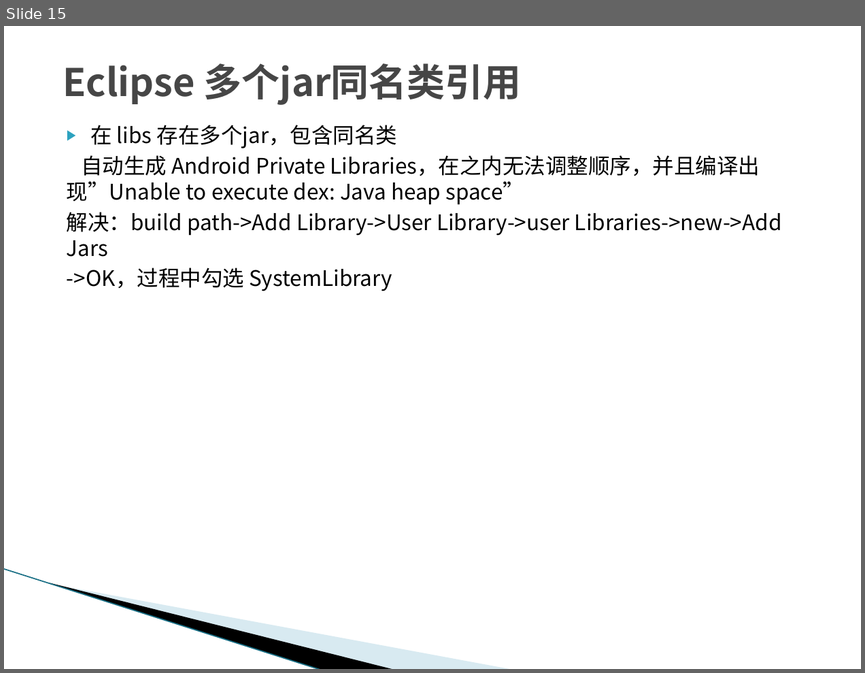
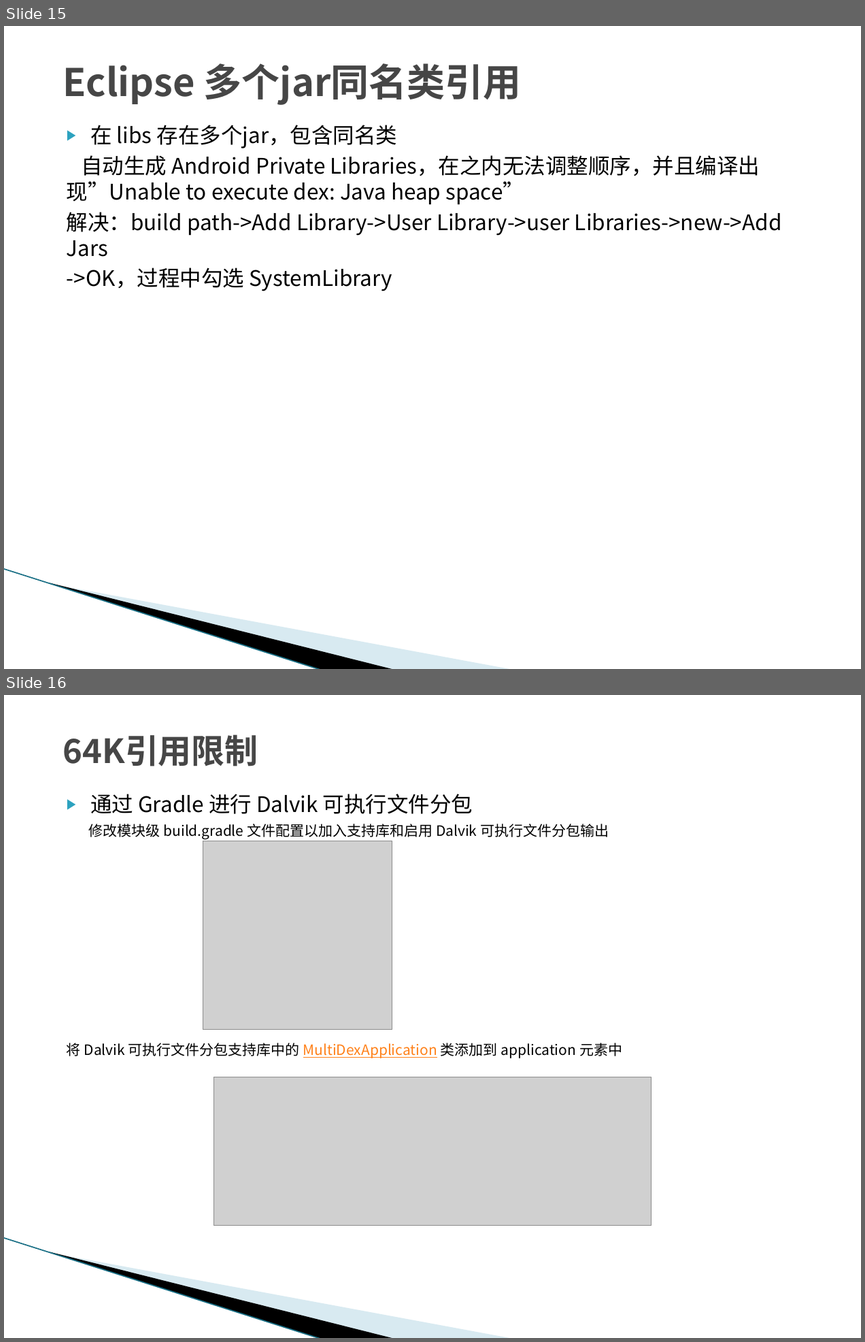
Before and after one commit to mengtrue/AndroidStudio, a slide deck: UnityLauncher/Unity_AndroidJar.pptx. Shown one above the other, each under a label of ours: slide 15 before the commit, slides 15 and 16 after it. The pictures are 865x673 and 865x1342 pixels, drawn with LibreOffice and Linux fonts; fonts in the diff are those of the drawing; grey boxes stand for pictures; background and template pictures are left out. Boxes give left, top, right and bottom in pixels: in the first picture for what was removed or moved away, otherwise in the second. Text is boxed around its words. In the diff, an @@ line names an element or a change of style, - is before the commit and + after.

```diff
--- a/UnityLauncher/Unity_AndroidJar.pptx
+++ b/UnityLauncher/Unity_AndroidJar.pptx
@@ slide 16 added at (4, 695, 861, 1338), background #FFFFFF; not listed: 3 template elements that a slide beside it also shows @@
@@ title added at (63, 734, 258, 766), 28 pt, text #464646, bold @@
+64K引用限制
@@ text added at (67, 794, 622, 1058), 12 pt, text #000000 @@
+▶ 通过 Gradle 进行 Dalvik 可执行文件分包
+修改模块级 build.gradle 文件配置以加入支持库和启用 Dalvik 可执行文件分包输出
+将 Dalvik 可执行文件分包支持库中的 MultiDexApplication 类添加到 application 元素中
@@ picture added at (203, 841, 392, 1029) @@
@@ picture added at (214, 1077, 651, 1225) @@
```
Also in this commit, not shown: 8 other files.
